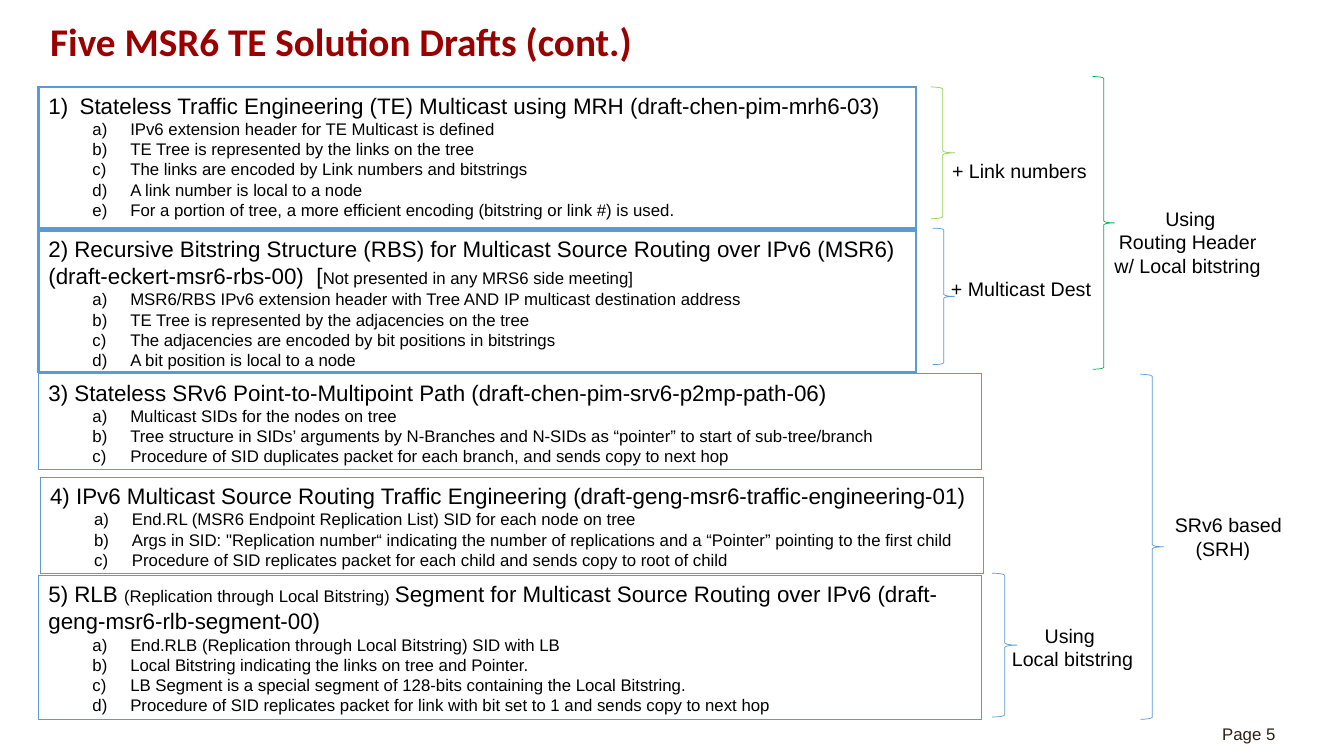
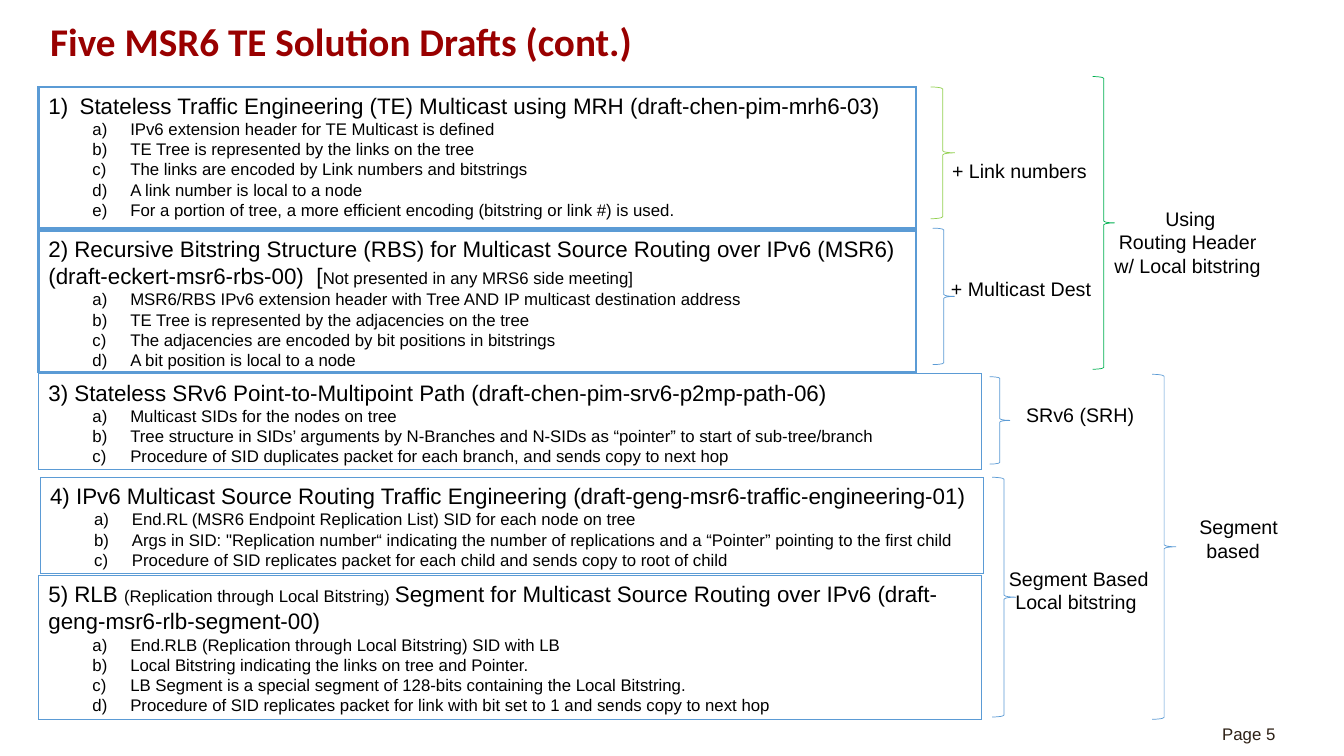
Before and after one commit to MSR6-community/presentations, a slide deck: slide 5 of msr6-bof-chen-te-solution-overview.pptx. Drawn at 1344x756 pixels with LibreOffice and Linux fonts; fonts in the diff are those of the drawing. Boxes give left, top, right and bottom in pixels: in the first picture for what was removed or moved away, otherwise in the second. Text is boxed around its words. In the diff, an @@ line names an element or a change of style, - is before the commit and + after.

```diff
--- a/msr6-bof-chen-te-solution-overview.pptx
+++ b/msr6-bof-chen-te-solution-overview.pptx
@@ right brace added at [990, 377, 1010, 465], outline #5B9BD5 0.5 pt @@
@@ right brace: place and size @@
-right brace at [1140, 374, 1165, 719]
+right brace at [1152, 374, 1177, 719]
@@ text added at [1026, 407, 1135, 426], 14 pt, text #000000 @@
+SRv6 (SRH)
@@ right brace: place and size @@
-right brace at [992, 574, 1017, 718]
+right brace at [992, 478, 1016, 718]
@@ text at [1199, 520, 1278, 559]: text changed @@
-SRv6 based
-(SRH)
+Segment based
@@ text "Segment Based": place and size @@
-text "Segment Based" at [1012, 628, 1133, 670]
+text "Segment Based" at [1009, 571, 1149, 613]
@@ text at [1009, 571, 1149, 590]: text changed @@
-Using
+Segment Based
```
Also in this commit, not shown: 3 other slides changed, 1 other file.
